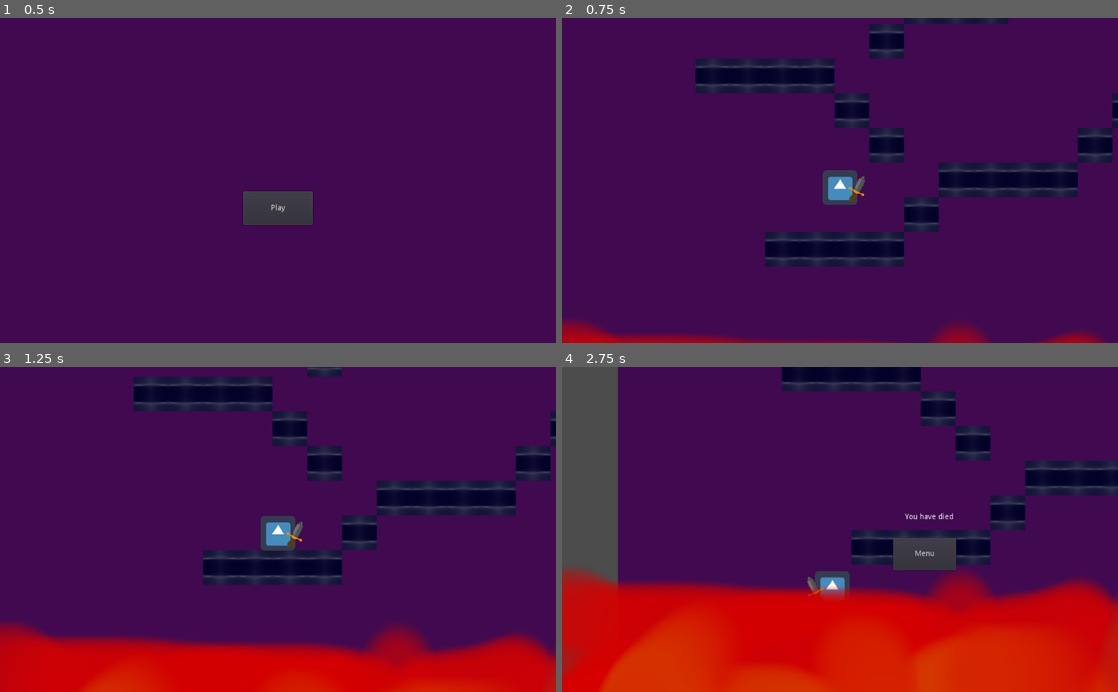
Above: before the commit, frames 1-4 (two rows, left to right).
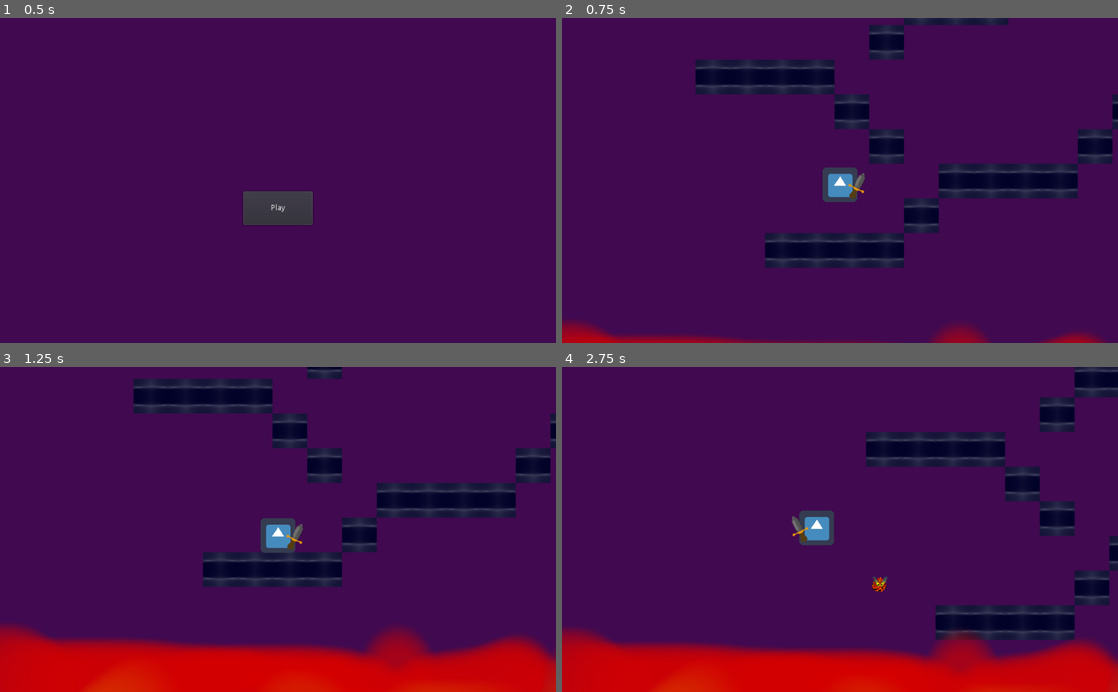
Above: after the commit, the same moments.

Repository: Schmo103/Project-Archimedes-Github-Game-Off-2022-
Game: Godot game, scene res://menu.tscn
The game is run twice, just before and just after one commit, with the same random seed, the same clock (stepped at 60 frames per second) and the same inputs. The project has no main scene, so this scene is started directly. The engine's default icon, where the game draws it, is replaced by a stand-in: a white triangle on a blue panel in a dark square.
Inputs:
- Up to frame 1 (0.5 s): no input
- Up to frame 2 (0.75 s): click "Play" at 0.5 s
- Up to frame 3 (1.25 s): no input
- Up to frame 4 (2.75 s): tap Enter (ui_accept) at 1.25, 1.52, 2.27 s; hold A (ui_a) 1.28-2.03 s; tap D (ui_d) at 1.55, 2.1 s; tap A (ui_a) at 2.3 s

Frame 1 is identical in both runs. In frame 2, 1.6% of the frame differs, in the area x 24-100%, y 1-77%; in frame 3, 4.1%; in frame 4, 49%, in the area x 0-100%, y 0-100%.
Error before the commit: Parse Error: Mixed tabs and spaces in indentation. (res://world/world.gd:39)

Commit message:
added friction (not perfect yet)
-changec tilemap a little
-added some friciton

Diff:
--- a/Archimedes/world.tscn
+++ b/Archimedes/world.tscn
@@ -1,4 +1,3 @@
-
 [gd_scene load_steps=9 format=2]
 
 [ext_resource path="res://art/lava.png" type="Texture" id=1]
@@ -15,7 +14,6 @@
 [node name="World" type="Node2D"]
 script = ExtResource( 6 )
 
-
 [node name="background" type="ColorRect" parent="."]
 margin_left = -110.0
 margin_top = -156.0
@@ -26,7 +24,7 @@
 [node name="terrain" type="TileMap" parent="."]
 tile_set = ExtResource( 4 )
 format = 1
-tile_data = PoolIntArray( -851965, 0, 0, -851964, 0, 0, -851 …(261 unchanged characters)… , 0, -393218, 0, 0, -393217, 0, 0, -458729, 0, 0, -393216, 0, 0, -393215, 0, 0, -393214, 0, 0, -393195, 0, 0, -327677, 0, 0, -327658, 0, 0, -262140, 0, 0, -2 …(432 unchanged characters)…
+tile_data = PoolIntArray( -851965, 0, 0, -851964, 0, 0, -851 …(261 unchanged characters)… , 0, -393218, 0, 0, -393217, 0, 0, -458740, 0, 0, -458739, 0, 0, -458738, 0, 0, -458737, 0, 0, -458729, 0, 0, -393216, 0, 0, -393215, 0, 0, -393214, 0, 0, -393206, 0, 0, -393200, 0, 0, -393195, 0, 0, -327677, 0, 0, -327672, 0, 0, -327663, 0, 0, -327662, 0, 0, -327661, 0, 0, -327658, 0, 0, -262140, 0, 0, -2 …(432 unchanged characters)…
 
 [node name="player" type="KinematicBody2D" parent="."]
 position = Vector2( 458, 220 )
@@ -56,10 +54,7 @@
 texture = ExtResource( 1 )
 script = ExtResource( 2 )
 
-
 [node name="fire_sprite_timer" type="Timer" parent="."]
-
-[connection signal="timeout" from="fire_sprite_timer" to="." method="_on_fire_sprite_timer_timeout"]
 
 [node name="death_note" type="Label" parent="."]
 visible = false
@@ -79,4 +74,5 @@
 margin_bottom = 394.0
 text = "Menu"
 
+[connection signal="timeout" from="fire_sprite_timer" to="." method="_on_fire_sprite_timer_timeout"]
 [connection signal="pressed" from="menu" to="." method="_on_menu_pressed"]
--- a/Archimedes/world/player.gd
+++ b/Archimedes/world/player.gd
@@ -4,6 +4,9 @@
 var jump = false #variable to record if jump button was pressed
 var grav = 20 #set gravity speed
 var jump_speed = 500 #set jump speed
+var fric = 600
+var air_fric = 10
+var MAXSPEED = 400
 
 var sword_pos = 1 #-1 is left, 1 is right
 
@@ -35,13 +38,44 @@
 	world.get_node("menu").visible = true
 
 func _physics_process(_delta):
-	velocity.x = 0 #velocity left/right resets
+	if(is_on_floor()):
+		if(velocity.x > 0):
+			velocity.x -= fric
+			if(velocity.x < 0): #clamp x
+				velocity.x = 0
+		if(velocity.x < 0):
+			velocity.x += fric
+			if(velocity.x > 0): #clamp x
+				velocity.x = 0
+	else:
+		if(velocity.x > 0):
+			velocity.x -= air_fric
+			if(velocity.x < 0): #clamp x
+				velocity.x = 0
+		if(velocity.x < 0):
+			velocity.x += air_fric
+			if(velocity.x > 0): #clamp x
+				velocity.x = 0
+		if(velocity.y > 0):
+			velocity.y -= air_fric
+			if(velocity.y < 0): #clamp x
+				velocity.y = 0
+		if(velocity.y < 0):
+			velocity.y += air_fric
+			if(velocity.y > 0): #clamp x
+				velocity.y = 0
 	jump = false
 	if Input.is_action_pressed("ui_a"): #for moving left
-		velocity.x -= speed
+		if (velocity.x - speed >= -MAXSPEED):
+			velocity.x -= speed
+		elif (velocity.x > -MAXSPEED):
+			velocity.x = -MAXSPEED
 		set_sword_left()
 	if Input.is_action_pressed("ui_d"): #for moving right
-		velocity.x += speed
+		if (velocity.x + speed <= MAXSPEED):
+			velocity.x += speed
+		elif (velocity.x < MAXSPEED):
+			velocity.x = MAXSPEED
 		set_sword_right()
 	if Input.is_action_pressed("ui_accept") or Input.is_action_pressed("ui_w"):
 		#for jumping
--- a/Archimedes/world/world.gd
+++ b/Archimedes/world/world.gd
@@ -8,8 +8,8 @@
 var spawnable = true
 var screen_x = OS.get_window_size().x
 var screen_y = OS.get_window_size().y
-var rand_x = randi() % screen_x
-var rand_y = randi() % screen_y
+onready var rand_x = randi() % int(screen_x)
+onready var rand_y = randi() % int(screen_y)
 
 onready var bkgd = $background
 onready var b_offset = Vector2(557, 405)
@@ -36,7 +36,7 @@
 func _ready():
 	get_tree().paused = false
 	butn.pause_mode = Node.PAUSE_MODE_PROCESS
-  spawner()
+	spawner()
 	print(screen_x)
 	print(screen_y)
 
Not shown, removed: Archimedes/.DS_Store
